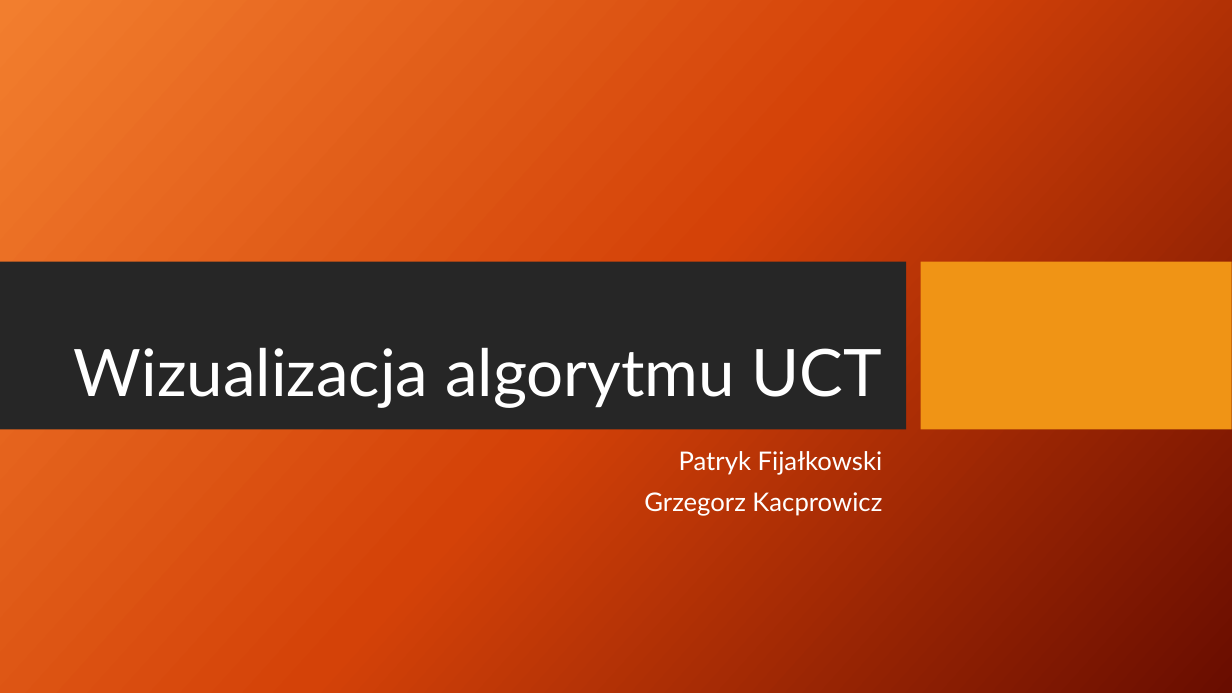
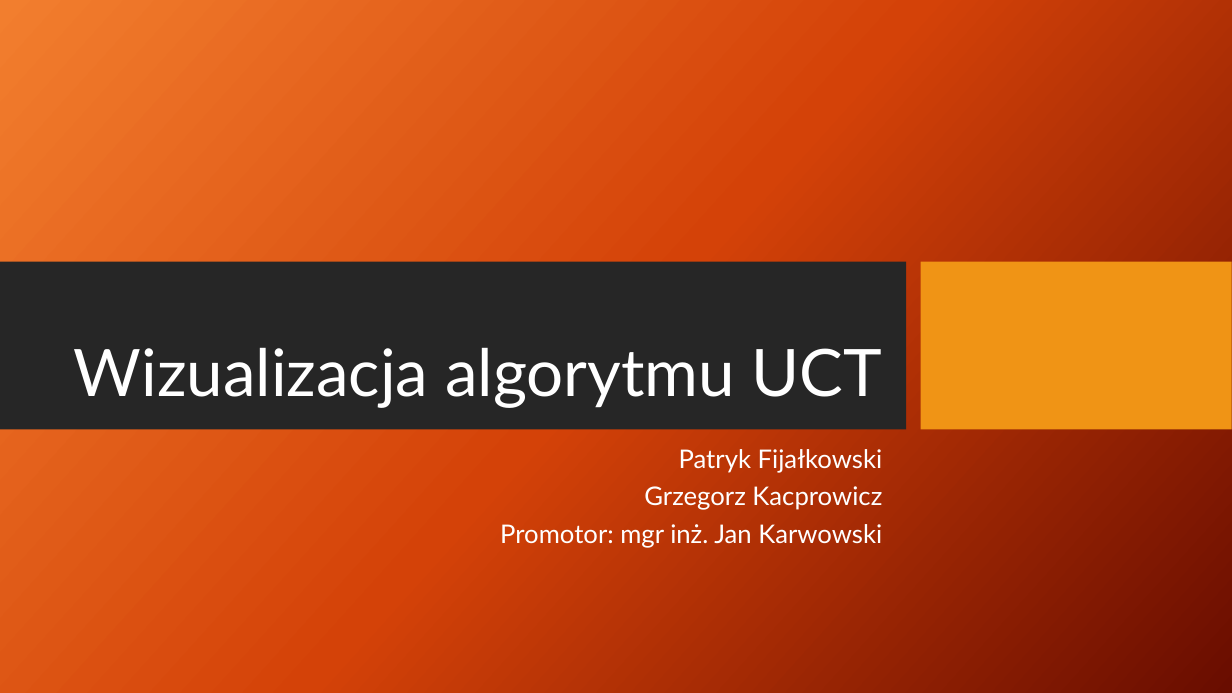
Before and after one commit to patrykf-dev/uct-visualisation-thesis, a slide deck: slide 1 of doc/prezentacja-01/UCT_visualization_presentation.pptx. Drawn at 1232x693 pixels with LibreOffice and Linux fonts; fonts in the diff are those of the drawing; background and template pictures are left out. Boxes give left, top, right and bottom in pixels: in the first picture for what was removed or moved away, otherwise in the second. Text is boxed around its words. In the diff, an @@ line names an element or a change of style, - is before the commit and + after.

Commit message:
Small fix

```diff
--- a/doc/prezentacja-01/UCT_visualization_presentation.pptx
+++ b/doc/prezentacja-01/UCT_visualization_presentation.pptx
@@ subtitle at box(644, 449, 883, 510): line spacing 0.9 to 0.8 @@
@@ subtitle at box(500, 524, 882, 548): paragraph added @@
+Promotor: mgr inż. Jan Karwowski
```
